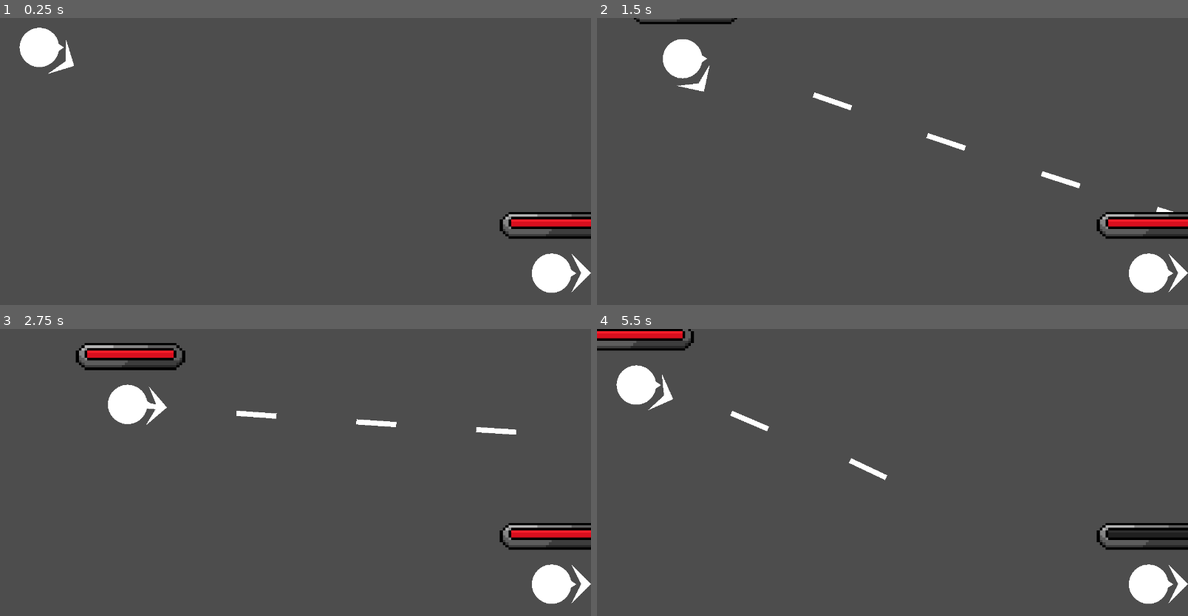
Above: before the commit, frames 1-4 (two rows, left to right).
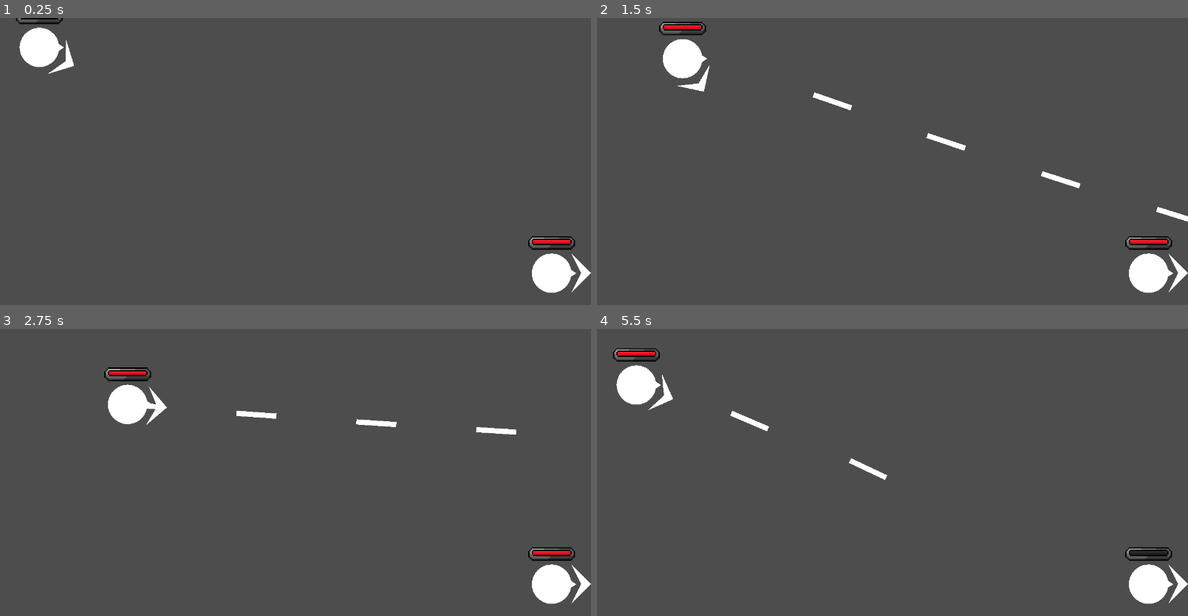
Above: after the commit, the same moments.

Repository: morie197/party_paranoia
Game: Godot game, scene res://testing_scene.tscn
Two runs of this game, one before a commit and one after it. Both use one fixed random seed, a clock stepped at 60 frames per second and the inputs below.
Inputs (mouse positions are in pixels of both pictures, inside the frame that each line leads up to):
- Up to frame 1 (0.25 s): no input
- Up to frame 2 (1.5 s): tap Enter at 0.5 s; move the mouse to (1022, 167) at 0.52 s; press the mouse at (1022, 167) at 0.53 s; hold D (right) 0.53-1.28 s; move the mouse to (774, 198) at 1.27 s; release the mouse at (774, 198) at 1.28 s; hold S (down) from 1.28 s (still down); right-click (774, 198) at 1.35 s
- Up to frame 3 (2.75 s): move the mouse to (354, 420) at 2.02 s; release S (down) at 2.03 s; press the mouse at (354, 420) at 2.03 s; hold D (right) from 2.03 s (still down)
- Up to frame 4 (5.5 s): move the mouse to (862, 561) at 2.77 s; release D (right) at 2.78 s; release the mouse at (862, 561) at 2.78 s; hold W (up) 2.78-3.53 s; right-click (862, 561) at 2.85 s; move the mouse to (1069, 544) at 3.52 s; press the mouse at (1069, 544) at 3.53 s; hold A (left) 3.53-5.03 s; move the mouse to (715, 443) at 4.27 s; release the mouse at (715, 443) at 4.28 s; right-click (715, 443) at 4.35 s; move the mouse to (922, 495) at 5.02 s; press the mouse at (922, 495) at 5.03 s; hold S (down) from 5.03 s (still down)

The runs differ from the first frame. In frame 1, 1.3% of the frame differs, in the area x 2-100%, y 0-81%; in frame 2, 1.6%; in frame 3, 2.7%, in the area x 12-100%, y 4-81%; in frame 4, 2.3%.

Commit message:
[Change] Better health bars

Diff:
--- a/character_hp_bar.tscn
+++ b/character_hp_bar.tscn
@@ -1,20 +1,35 @@
 [gd_scene format=3 uid="uid://cd1f3cufc3x8p"]
 
-[ext_resource type="Texture2D" uid="uid://ef1iq8xoylle" path="res://bar_background.png" id="1_82ka4"]
-[ext_resource type="Texture2D" uid="uid://c2vfhciurwafn" path="res://bar_over.png" id="2_4h7ao"]
-[ext_resource type="Texture2D" uid="uid://s4sb106gr1ge" path="res://red_bar_smaller.png" id="3_ck4u4"]
-[ext_resource type="Script" uid="uid://6ijdn8d7nx5q" path="res://health_bar.gd" id="4_phk74"]
+[ext_resource type="Texture2D" uid="uid://s4sb106gr1ge" path="res://red_bar_smaller.png" id="1_lwj68"]
+[ext_resource type="Script" uid="uid://6ijdn8d7nx5q" path="res://health_bar.gd" id="1_qox0y"]
+[ext_resource type="Texture2D" uid="uid://btbftnls5qbv3" path="res://bar_background-export.png" id="2_qox0y"]
+[ext_resource type="Texture2D" uid="uid://qaopffehxs6n" path="res://bar_over-export.png" id="3_7s8gc"]
 
-[node name="CharacterHPBar" type="TextureProgressBar" unique_id=361129362]
-offset_left = -56.0
-offset_top = -56.0
-offset_right = 56.0
-offset_bottom = -24.0
-max_value = 160.0
+[node name="CharacterHPBar" type="Control" unique_id=171970079]
+layout_mode = 3
+anchors_preset = 0
+offset_left = -15.0
+offset_top = -33.0
+offset_right = 25.0
+offset_bottom = 7.0
+script = ExtResource("1_qox0y")
+
+[node name="ActualHealthBar" type="TextureProgressBar" parent="." unique_id=361129362]
+unique_name_in_owner = true
+layout_mode = 1
+offset_right = 30.0
+offset_bottom = 16.0
 value = 100.0
 nine_patch_stretch = true
-texture_under = ExtResource("1_82ka4")
-texture_over = ExtResource("2_4h7ao")
-texture_progress = ExtResource("3_ck4u4")
-texture_progress_offset = Vector2(23.365, 0)
-script = ExtResource("4_phk74")
+texture_progress = ExtResource("1_lwj68")
+
+[node name="FancyShmancy" type="TextureProgressBar" parent="." unique_id=377026910]
+unique_name_in_owner = true
+z_index = -1
+layout_mode = 1
+offset_left = -4.0
+offset_right = 34.0
+offset_bottom = 16.0
+nine_patch_stretch = true
+texture_under = ExtResource("2_qox0y")
+texture_over = ExtResource("3_7s8gc")
--- a/health_bar.gd
+++ b/health_bar.gd
@@ -1,5 +1,8 @@
-extends TextureProgressBar
+extends Control
 class_name CharacterHealthBar
+
+@onready var actual_health_bar = %ActualHealthBar
+@onready var fancy_shmancy = %FancyShmancy
 
 # Called when the node enters the scene tree for the first time.
 func _ready():
@@ -11,4 +14,4 @@
 	pass
 
 func update_hp(new_hp_percent: float):
-	value = new_hp_percent
+	actual_health_bar.value = new_hp_percent
Binary file added: bar_background-export.png
Not shown, changed: bar_background-export.png.import
Binary file removed: bar_background.png
Binary file added: bar_over-export.png
Not shown, changed: bar_over-export.png.import
Binary file removed: bar_over.png
Binary file removed: red_bar.png
Not shown, removed: red_bar.png.import
